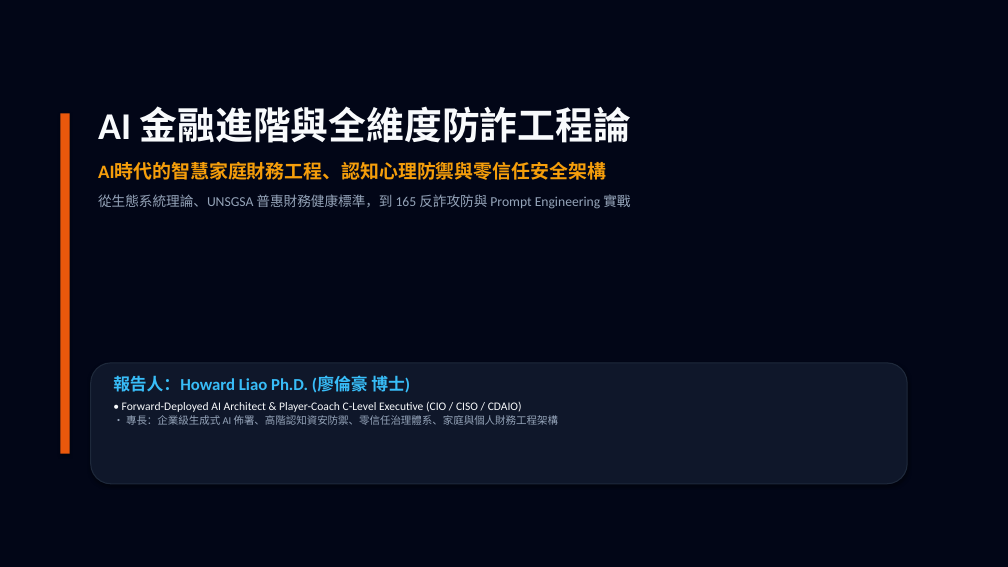
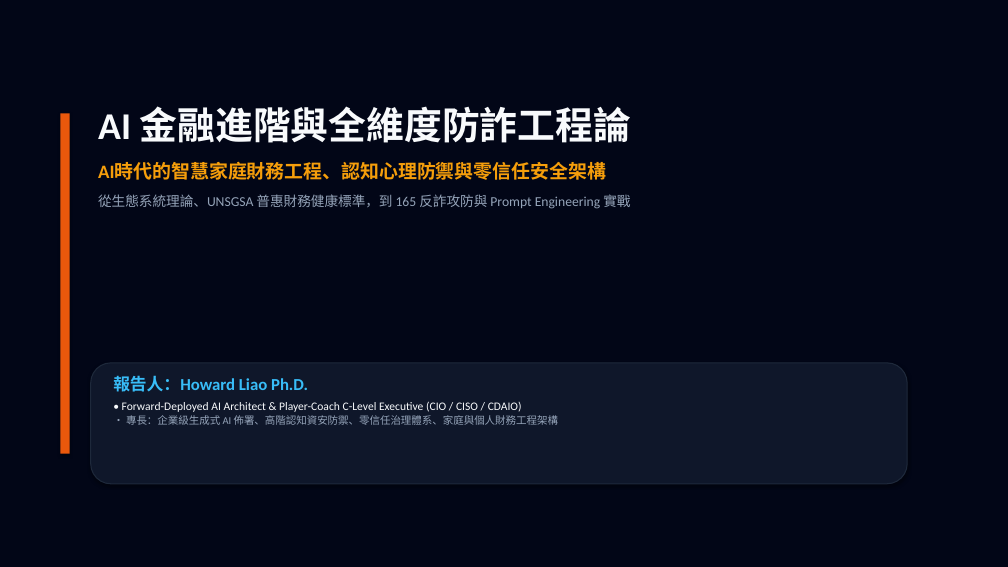
Before and after one commit to HowardLiao/Scam, a slide deck: slide 1 of AI財務分析及金融防詐_HowardLiao.pptx. Drawn at 1008x567 pixels with LibreOffice and Linux fonts; fonts in the diff are those of the drawing. Boxes give left, top, right and bottom in pixels: in the first picture for what was removed or moved away, otherwise in the second. Text is boxed around its words. In the diff, an @@ line names an element or a change of style, - is before the commit and + after.

Commit message:
refactor: Update author attribution strictly to 'Howard Liao Ph.D.'

```diff
--- a/AI財務分析及金融防詐_HowardLiao.pptx
+++ b/AI財務分析及金融防詐_HowardLiao.pptx
@@ text at box(113, 375, 308, 392): text changed @@
-報告人：Howard Liao Ph.D. (廖倫豪 博士)
+報告人：Howard Liao Ph.D.
```
Also in this commit, not shown: 17 other slides changed, 2 other files.
